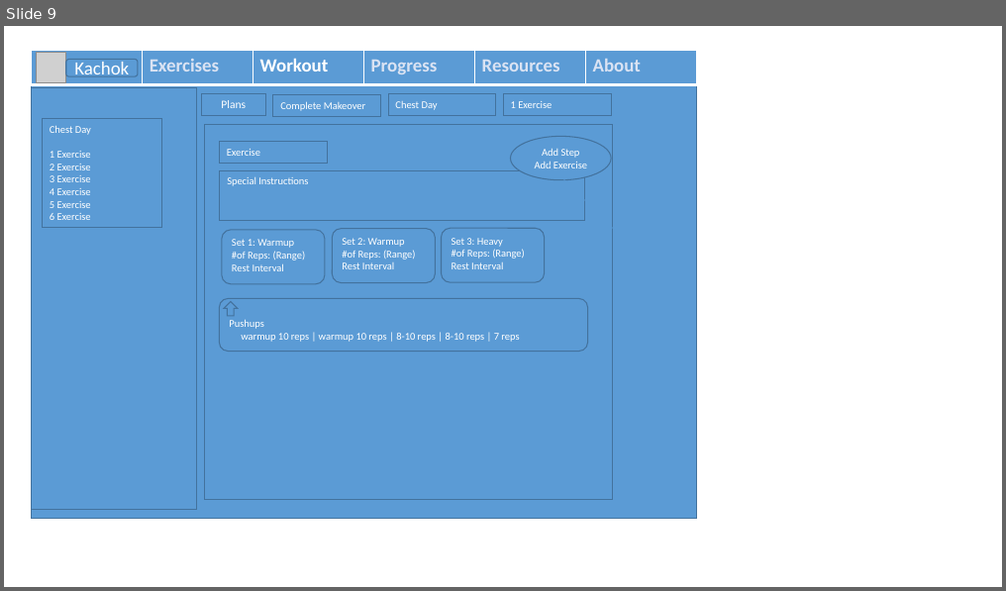
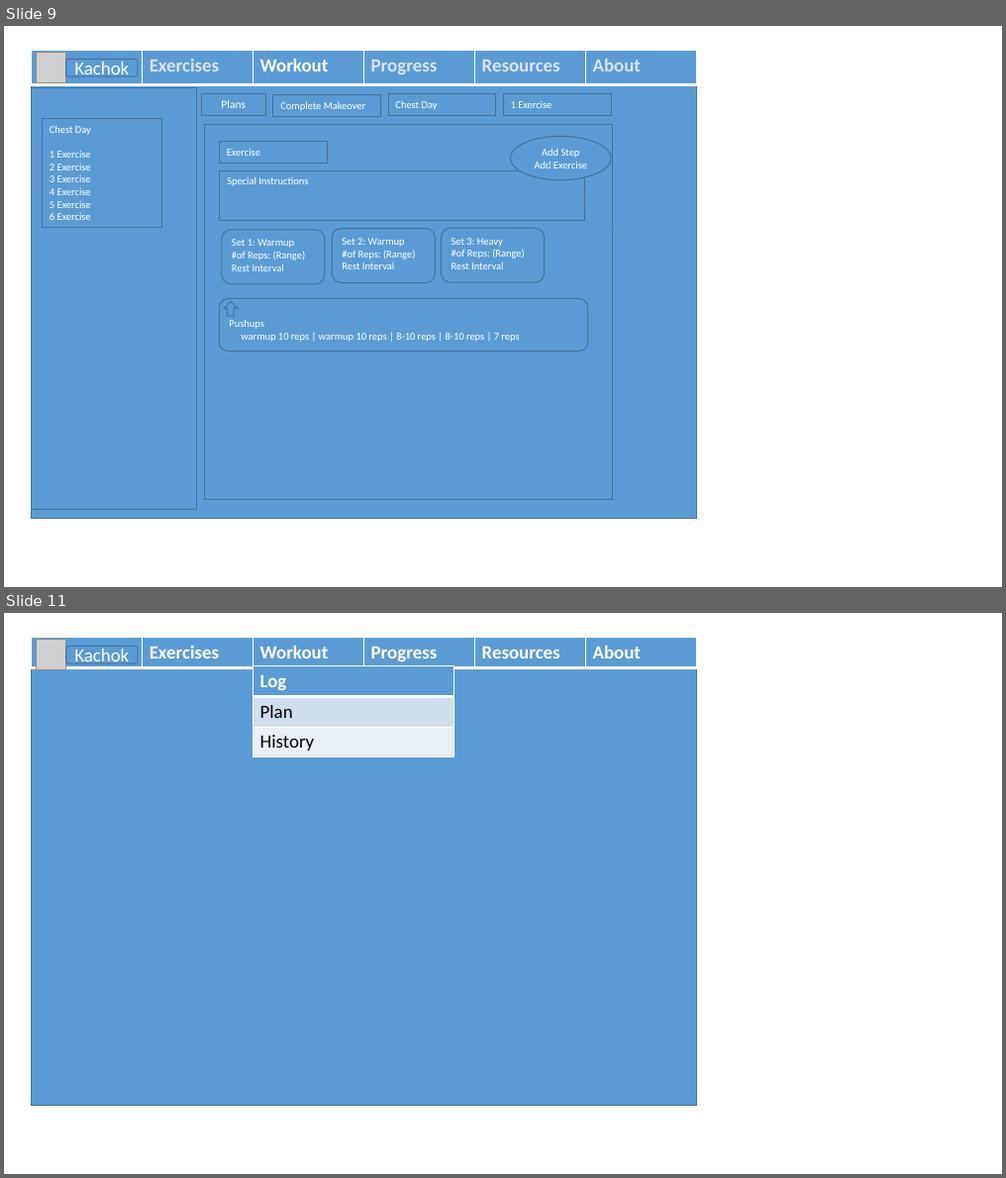
Before and after one commit to stevchik/Kachok, a slide deck: Mockup.pptx. Shown one above the other, each under a label of ours: slide 9 before the commit, slides 9 and 11 after it; the slides between them are not shown. The pictures are 1006x591 and 1006x1178 pixels, drawn with LibreOffice and Linux fonts; fonts in the diff are those of the drawing; grey boxes stand for pictures; background and template pictures are left out. Boxes give left, top, right and bottom in pixels: in the first picture for what was removed or moved away, otherwise in the second. Text is boxed around its words. In the diff, an @@ line names an element or a change of style, - is before the commit and + after.

```diff
--- a/Mockup.pptx
+++ b/Mockup.pptx
@@ slide 11 added at (4, 613, 1002, 1174), background #FFFFFF @@
@@ rectangle added at (31, 637, 696, 1105), fill #5B9BD5, outline #43739E 1 pt @@
@@ table added at (31, 637, 696, 667), 1 rows, 6 columns @@
+ | Exercises | Workout | Progress | Resources | About
@@ picture added at (37, 639, 66, 669) @@
@@ rounded rectangle added at (66, 646, 138, 663), fill #5B9BD5, outline #43739E 1 pt, 18 pt, text #FFFFFF @@
+Kachok
@@ table added at (252, 666, 453, 758), 3 rows, 1 columns @@
+Log
+Plan
+History
```
Also in this commit, not shown: 13 other slides added.
